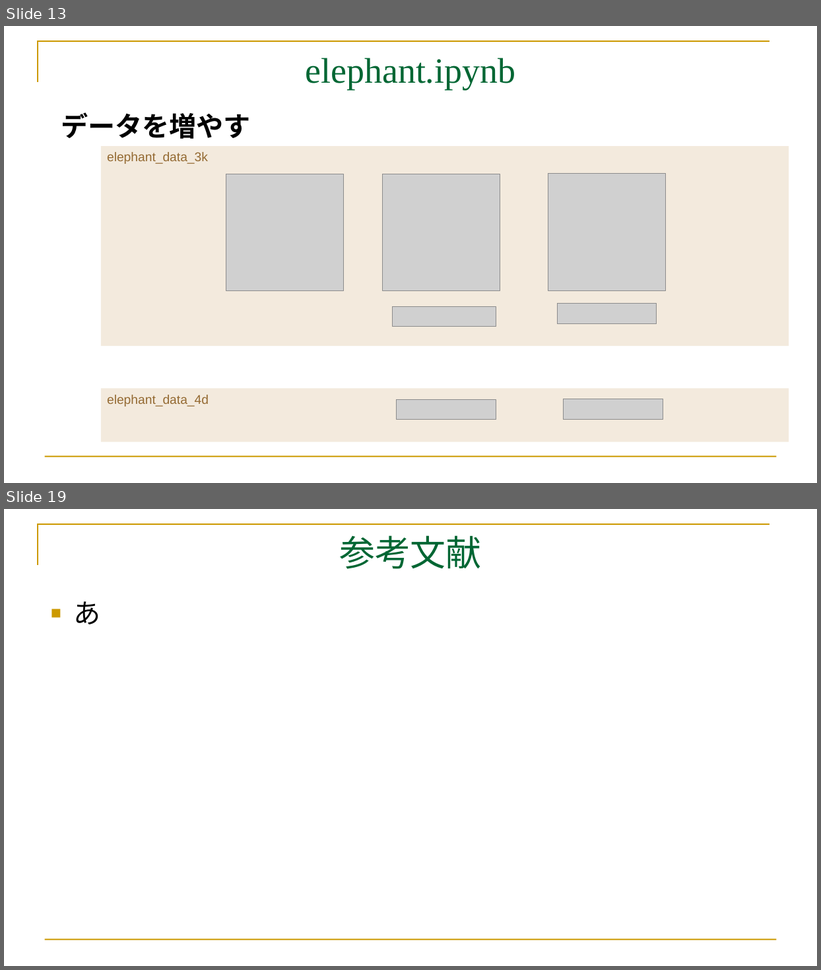
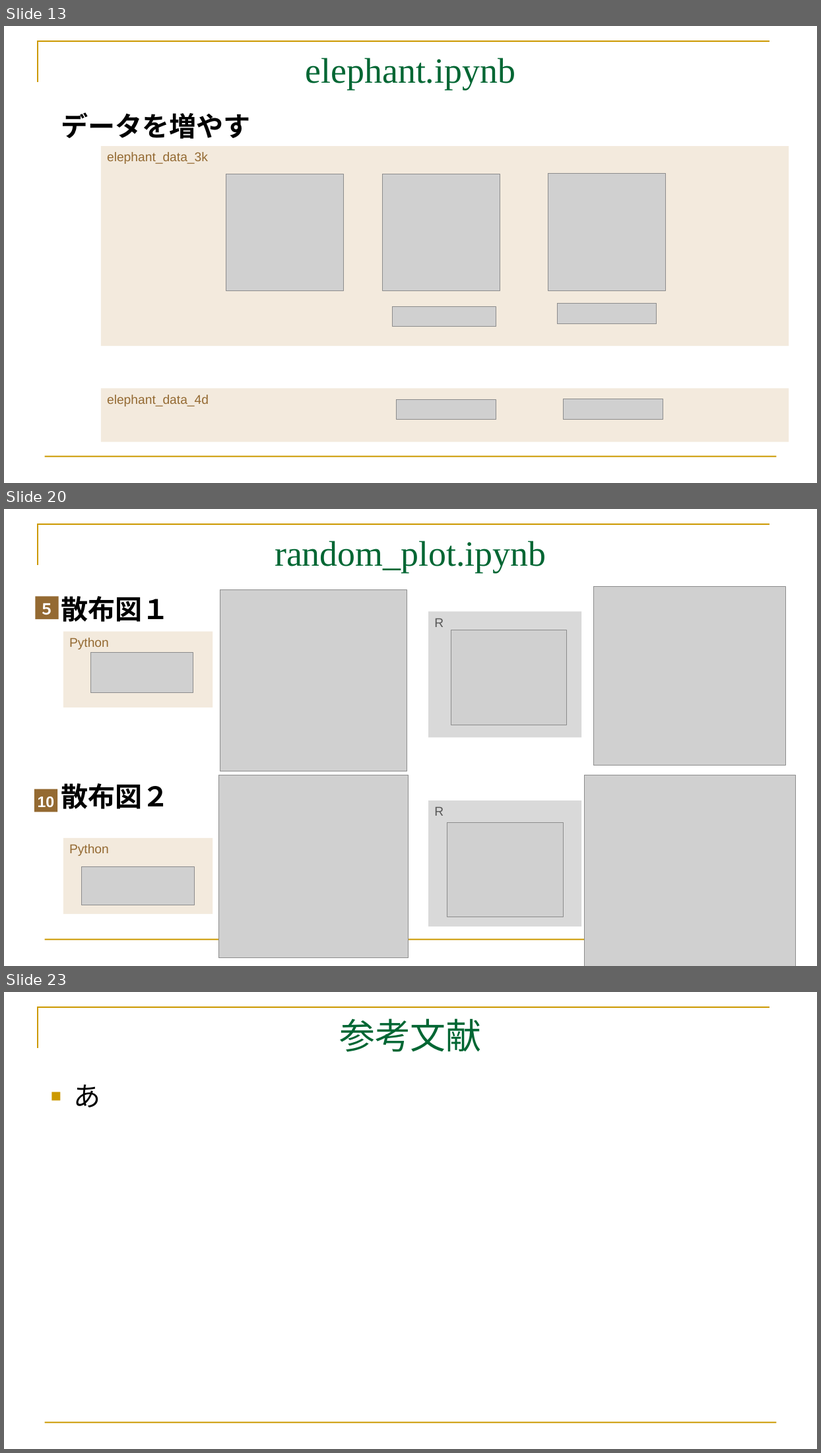
Before and after one commit to mei-517/GoogleColab, a slide deck: GoogleColab.part3.pptx. Shown one above the other, each under a label of ours: slides 13 and 19 before the commit, slides 13, 20 and 23 after it; the slides between them are not shown. The pictures are 821x970 and 821x1453 pixels, drawn with LibreOffice and Linux fonts; fonts in the diff are those of the drawing; grey boxes stand for pictures. Boxes give left, top, right and bottom in pixels: in the first picture for what was removed or moved away, otherwise in the second. Text is boxed around its words. In the diff, an @@ line names an element or a change of style, - is before the commit and + after.

Commit message:
add 1-3 20260917 random_plot.ipunb完成版

```diff
--- a/GoogleColab.part3.pptx
+++ b/GoogleColab.part3.pptx
@@ slide 20 added at box(4, 509, 817, 966), background #FFFFFF; not listed: 2 template elements that a slide beside it also shows @@
@@ title added at box(275, 541, 546, 573), 42 pt, text #006633 @@
+random_plot.ipynb
@@ picture added at box(594, 586, 786, 765) @@
@@ rectangle added at box(35, 596, 58, 619), fill #946A32, 18 pt, text #FFFFFF, bold @@
+５
@@ text added at box(61, 596, 169, 809), 32 pt, text #000000, bold @@
+散布図１
+散布図２
@@ picture added at box(220, 590, 407, 771) @@
@@ rectangle added at box(428, 611, 582, 738), fill #D9D9D9, 15 pt, text #595959 @@
+R
@@ rectangle added at box(63, 632, 213, 708), fill #F3EADD, 15 pt, text #946A32 @@
+Python
@@ picture added at box(451, 630, 568, 725) @@
@@ picture added at box(91, 653, 193, 693) @@
@@ picture added at box(218, 776, 409, 958) @@
@@ picture added at box(585, 776, 796, 966) @@
@@ rectangle added at box(34, 789, 57, 813), fill #946A32, 18 pt, text #FFFFFF, bold @@
+10
@@ rectangle added at box(428, 801, 582, 927), fill #D9D9D9, 15 pt, text #595959 @@
+R
@@ picture added at box(447, 823, 564, 917) @@
@@ rectangle added at box(63, 838, 213, 915), fill #F3EADD, 15 pt, text #946A32 @@
+Python
@@ picture added at box(82, 867, 194, 906) @@
@@ what was slide 19 is now slide 23 @@
```
Also in this commit, not shown: 15 slides changed, 4 other slides added, 1 slide removed, 3 other files.
